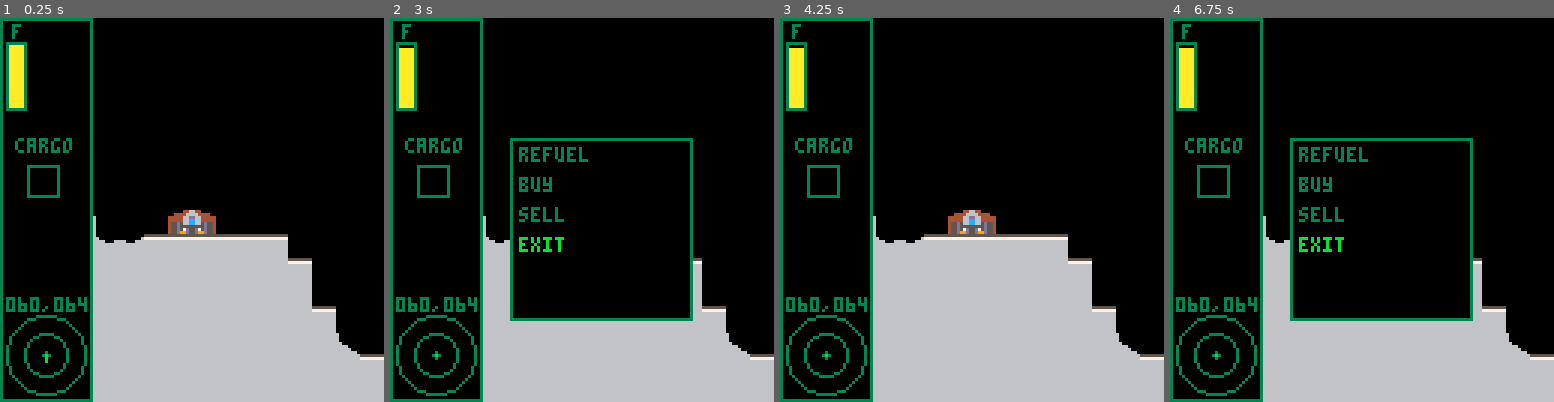
Above: before the commit, frames 1-4 (left to right).
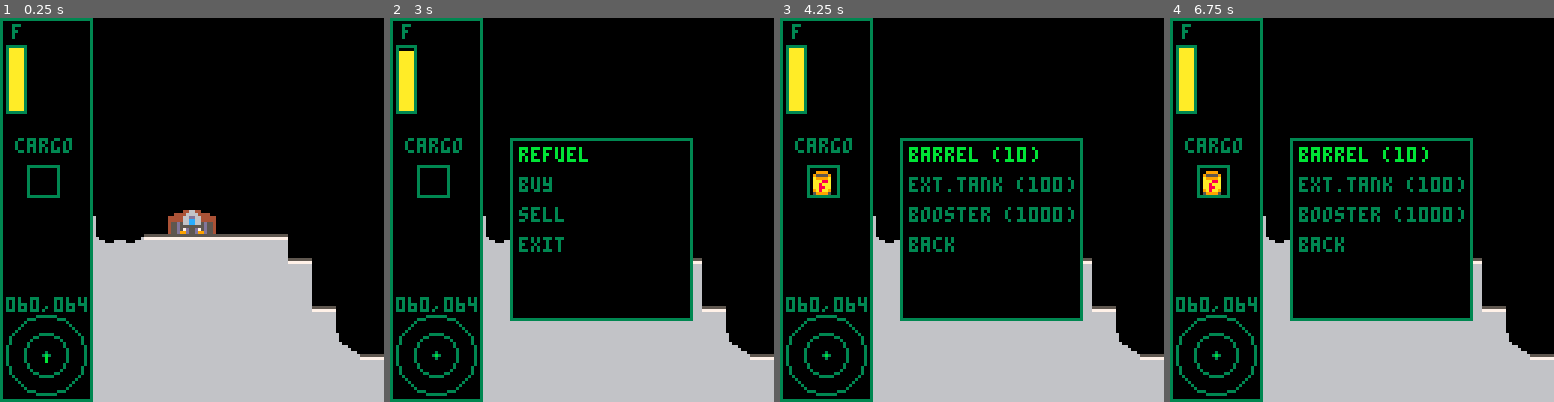
Above: after the commit, the same moments.

Repository: sam-higton/pico8-experiments
Game: PICO-8 cartridge lunar/lunar.p8
Two runs of this game, one before a commit and one after it. Both use one fixed random seed, a clock stepped at 60 frames per second and the inputs below.
Inputs:
- Up to frame 1 (0.25 s): no input
- Up to frame 2 (3 s): tap O (Z key) at 0.7, 1.7, 2.1, 2.5, 2.9 s; hold Right 1.6-2.1 s; hold Up 2.15-2.42 s; hold Right from 2.47 s (still down)
- Up to frame 3 (4.25 s): release Right at 3.03 s; hold Left 3.08-3.58 s; tap O (Z key) at 3.3, 3.7, 4.1 s; hold Down 3.63-3.97 s; hold Right from 4.02 s (still down)
- Up to frame 4 (6.75 s): tap O (Z key) every 0.4 s from 4.5 to 6.5 s; release Right at 4.68 s; hold Up 4.73-5.03 s; hold Left 5.08-5.68 s; hold Down 5.73-6.03 s; hold Right 6.08-6.58 s; hold Right from 6.63 s (still down)

The runs differ from the first frame. In frame 1, 0.1% of the frame differs, in the area x 1-8%, y 6-25%; in frame 2, 0.7%; in frame 3, 14%, in the area x 1-79%, y 6-79%; in frame 4, 2.6%.

Commit message:
some fuel menu progress

Diff:
--- a/lunar/lunar.p8
+++ b/lunar/lunar.p8
@@ -3,6 +3,9 @@
 __lua__
 
 local gravity = 0.025
+local playership
+local crashed_ships = {}
+local barrels = {}
 
 local ship = {}
 ship.__index = ship
@@ -27,6 +30,7 @@
         deploy_slot = nil,
         selected_item = 1,
         player_controlled = true,
+        current_barrel = nil
     }
     setmetatable(newship, ship)
     return newship
@@ -85,6 +89,13 @@
     camera(self.camx, self.camy)
 end
 
+function ship:draw_fuel_meter(x, y, fuel_level)
+    rect(self.camx + x, self.camy + y, self.camx + x + 6, self.camy + y + 22, 3)
+    if(fuel_level > 0) then
+        rectfill(self.camx + x + 1, self.camy + y + 1 + (20 - flr(20 * fuel_level / 100)), self.camx + x + 5, self.camy + y + 21, 10)
+    end
+end
+
 function ship:draw_hud()
     if (not self.player_controlled) return
 
@@ -94,10 +105,7 @@
 
     --fuel meter
     print('f', self.camx + 4, self.camy+2, 3)
-    rect(self.camx + 2, self.camy + 8, self.camx + 8, self.camy + 30, 3)
-    if(self.fuel > 0) then
-        rectfill(self.camx+3, self.camy+9 + (20 - flr(20 * self.fuel / 100)), self.camx+7, self.camy+29, 10)
-    end
+    self:draw_fuel_meter(2, 9, self.fuel)
 
     -- cargo
     print('cargo', self.camx + 5, self.camy + 40, 3)
@@ -157,6 +165,7 @@
 
 function ship:exit_menu()
     self.in_menu = false
+    self.selected_item = 1
 end
 
 function ship:deploy_cargo()
@@ -188,6 +197,11 @@
         end
 
         if self:collide(5).has_col then
+            map_pos = self:map_pos()
+            barrel = get_barrel(map_pos.x, map_pos.y)
+            if barrel == nil then return end
+
+            self.current_barrel = barrel
             self.in_menu = true
             self.active_menu = "fuel_swap"
         end
@@ -254,6 +268,27 @@
 
 function ship:draw_fuel_menu()
     self:draw_menu_bg()
+
+    print("ship", self.camx + 44, self.camy + 44, 3)
+    print("barrel", self.camx + 74, self.camy + 44, 3)
+    self:draw_fuel_meter(48, 60, self.fuel)
+    self:draw_fuel_meter(85, 60, self.current_barrel.fuel)
+
+    arr1 = 49
+    arr2 = 51
+    exit_color = 3
+
+    if self.selected_item == 1 then
+        arr1 += 1
+    elseif self.selected_item == 2 then
+        arr2 += 1
+    else
+        exit_color = -5
+    end
+
+    spr(arr1, self.camx + 65, self.camy + 60)
+    spr(arr2, self.camx + 65, self.camy + 75)
+    print("exit", self.camx + 63, self.camy + 92, exit_color)
 end
 
 function ship:draw_item_menu(items)
@@ -323,7 +358,10 @@
 end
 
 function ship:map_pos()
-    return {x=self.posx / 8, y=self.posy / 8}
+    return {
+        x= flr(self.posx / 8),
+        y= flr(self.posy / 8)
+    }
 end
 
 function ship:collide(flag)
@@ -344,6 +382,26 @@
     }
 end
 
+function get_barrel(x, y)
+    printh("checking barrel at "..x..", "..y)
+    printh("barrel count: "..#barrels)
+    for index, barrel in pairs(barrels) do
+        printh("checking barrel: "..index)
+        if barrel.pos.x == x and barrel.pos.y == y then
+            return barrel
+        end
+    end
+end
+
+function set_barrel(x, y, barrel)
+    for index, barrel in pairs(barrels) do
+        if barrel.pos.x == x and barrel.pos.y == y then
+            barrels[index] = barrel
+            return
+        end
+    end
+end
+
 function zeropad(n)
     if n < 100 then
         return '0'..flr(n)
@@ -351,11 +409,6 @@
 
     return flr(n)
 end
-
-
-local playership
-local crashed_ships = {}
-local barrels = {}
 
 function _init()
     playership = ship.new()
Not shown, changed: .DS_Store
